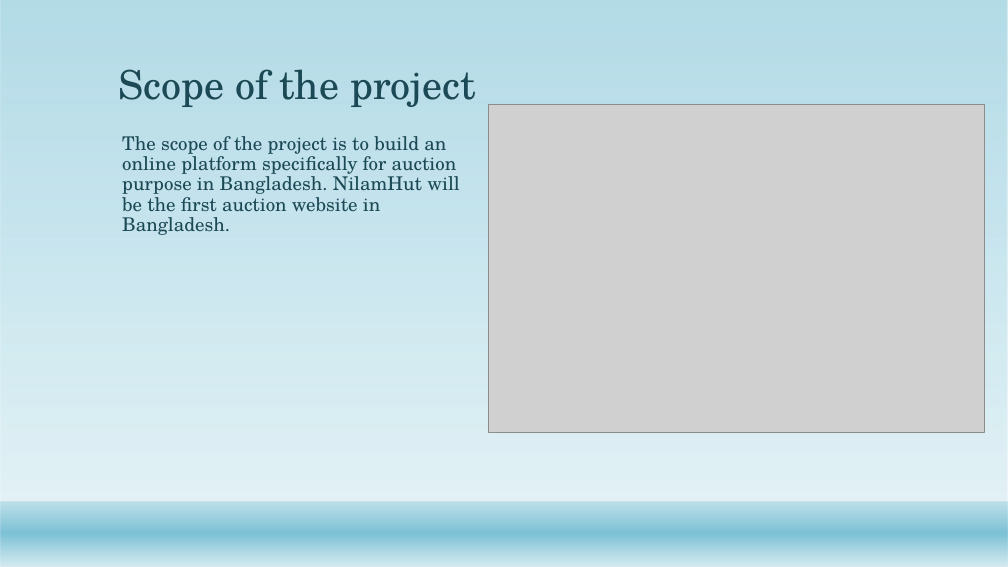
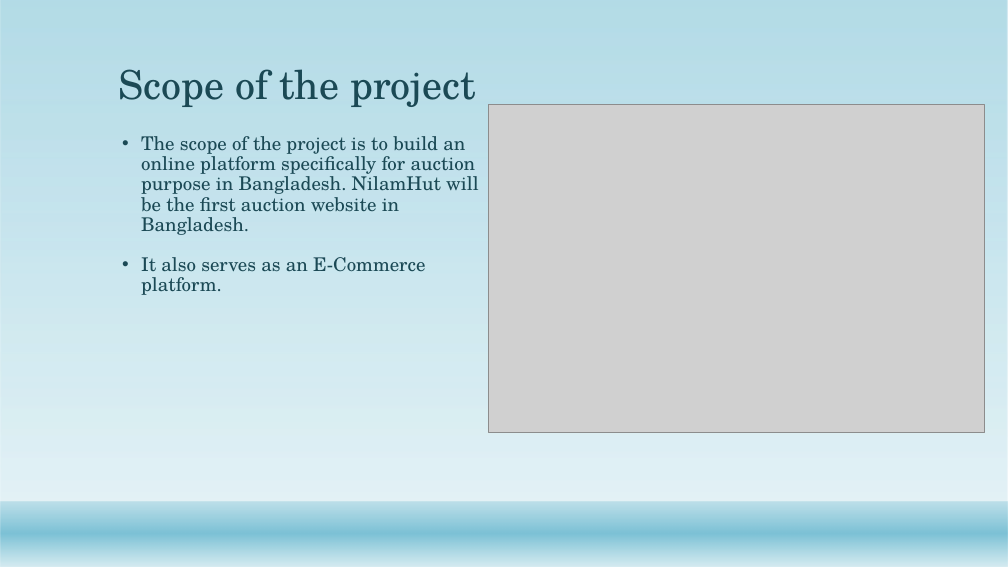
Before and after one commit to IAmMonmoy/Practice-work, a slide deck: slide 3 of NilamHut.pptx. Drawn at 1008x567 pixels with LibreOffice and Linux fonts; fonts in the diff are those of the drawing; grey boxes stand for pictures; background and template pictures are left out. Boxes give left, top, right and bottom in pixels: in the first picture for what was removed or moved away, otherwise in the second. Text is boxed around its words. In the diff, an @@ line names an element or a change of style, - is before the commit and + after.

Commit message:
updated project presentation

```diff
--- a/NilamHut.pptx
+++ b/NilamHut.pptx
@@ text at (141, 136, 479, 235): bullet none to • @@
@@ text at (141, 257, 425, 295): paragraph added @@
+• It also serves as an E-Commerce platform.
```
Also in this commit, not shown: 5 other slides changed.
